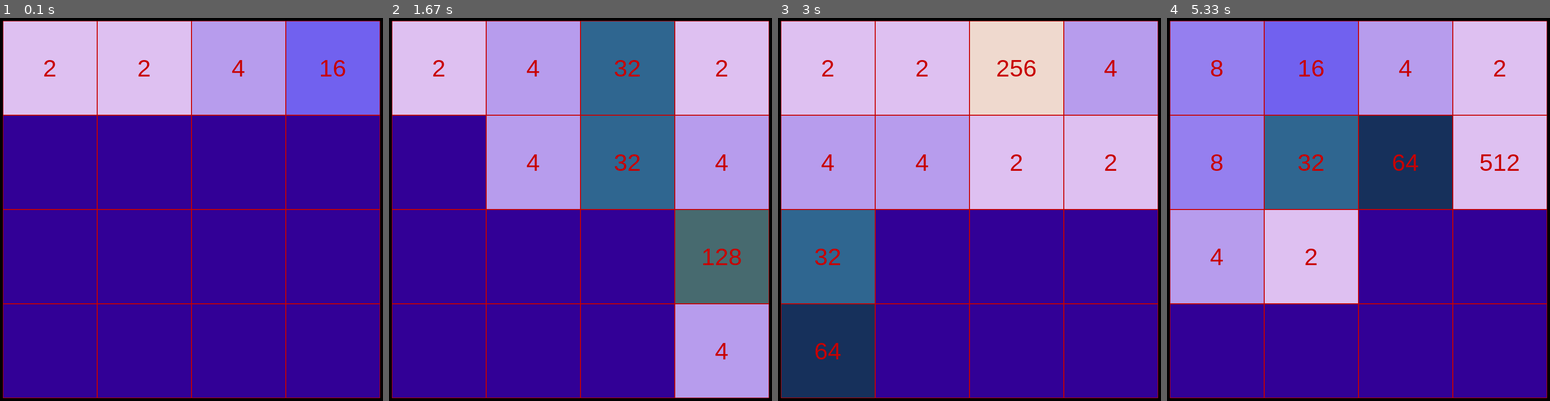
Above: before the commit, frames 1-4 (left to right).
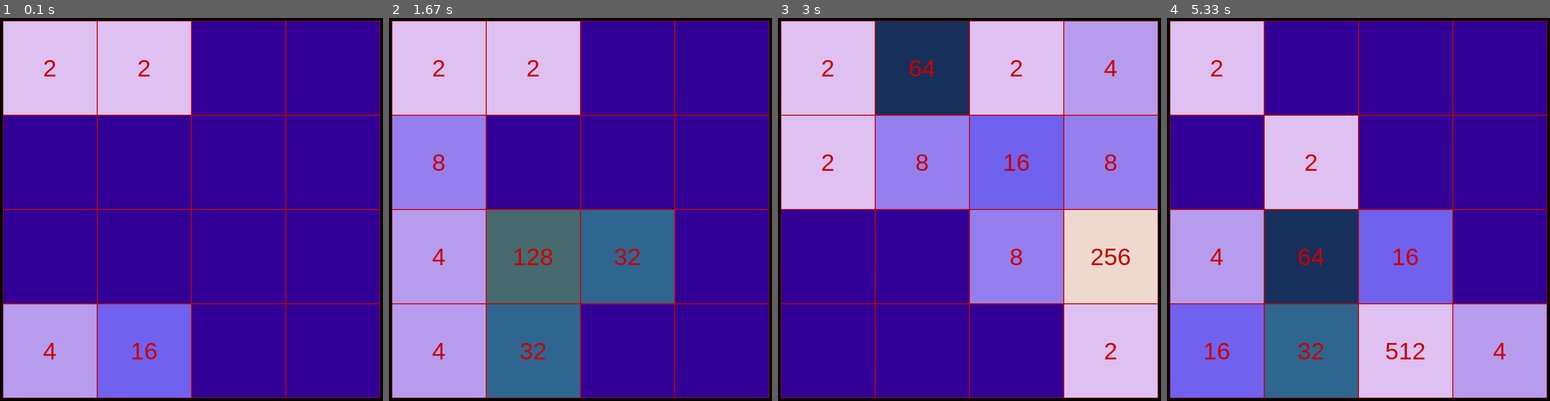
Above: after the commit, the same moments.

Repository: fiorematteo/2048
Game: pygame game, started from Main.py
Two runs of this game, one before a commit and one after it. Both use one fixed random seed, a clock stepped at 60 frames per second and the inputs below.
Inputs:
- Up to frame 1 (0.1 s): no input
- Up to frame 2 (1.67 s): hold D 0.33-0.8 s
- Up to frame 3 (3 s): no input
- Up to frame 4 (5.33 s): no input

The runs differ from the first frame. In frame 1, 24% of the frame differs, in the area x 0-100%, y 0-100%; in frame 2, 83%; in frame 3, 65%; in frame 4, 83%.

Commit message:
SPEEDRUN

Diff:
--- a/main.py
+++ b/Main.py
@@ -3,7 +3,7 @@
 
 
 def recursive(fakeGame, direction, score, free_coord, depth):
-    if depth < 3:
+    if depth < 4:
         scores = []
         if not free_coord[0] == None:
             fakeGame.table[free_coord[0]][free_coord[1]] = 2
@@ -37,44 +37,50 @@
     return directions[index], output[index][1]
 
 
-game = Game.Game()
-controller = PygameController.PygameController()
-run = 0
-score = 0
-lastMoves = []
+game = None
+def main():
+    global game;
+    game = Game.Game()
+    controller = PygameController.PygameController()
+    run = 0
+    score = 0
+    lastMoves = []
 
-game.new_rand()
-game.new_rand()
+    game.new_rand()
+    game.new_rand()
 
-while run == 0:
-    run = game.game_over()
+    while run == 0:
+        run = game.game_over()
 
-    run, direction = controller.event_loop(run)
-    direction, free_coord = AI()
-    print(f"direzione = {direction}".ljust(20)+f" | nuovo 2 = {free_coord}".ljust(20))
+        run, direction = controller.event_loop(run)
+        direction, free_coord = AI()
 
-    lastMoves.append(direction)
-    if len(lastMoves) > 50:
-        lastMoves.pop(0)
-        if all(move == lastMoves[0] for move in lastMoves):
-            run = -1
+        lastMoves.append(direction)
+        if len(lastMoves) > 50:
+            lastMoves.pop(0)
+            if all(move == lastMoves[0] for move in lastMoves):
+                run = -1
 
-    if not direction == "":
-        old_table = [row[:] for row in game.table]
-        score = game.move(direction, score)
-        abort = True
-        for y in range(4):
-            for x in range(4):
-                if not game.table[y][x] == old_table[y][x]:
-                    abort = False
-                    break
+        if not direction == "":
+            old_table = [row[:] for row in game.table]
+            score = game.move(direction, score)
+            abort = True
+            for y in range(4):
+                for x in range(4):
+                    if not game.table[y][x] == old_table[y][x]:
+                        abort = False
+                        break
 
-        if not abort:
-        #    game.new_rand()
-            game.table[free_coord[0]][free_coord[1]] = 2
-        direction = ""
+            if not abort:
+            #    game.new_rand()
+                game.table[free_coord[0]][free_coord[1]] = 2
+            direction = ""
 
-    controller.draw(game.table)
+        controller.draw(game.table)
 
-print("GAME OVER" if run == -1 else "YOU WIN GAMER")
-input()
+    print(f"score: {score}")
+    print("GAME OVER" if run == -1 else "YOU WIN GAMER")
+
+if __name__ == "__main__":
+    main()
+    input()
--- /dev/null
+++ b/Speedrun.py
@@ -0,0 +1,8 @@
+import Main
+import time
+
+while True:
+    start = time.perf_counter()
+    Main.main()
+    end = time.perf_counter() - start
+    print(f"time = {end}")
